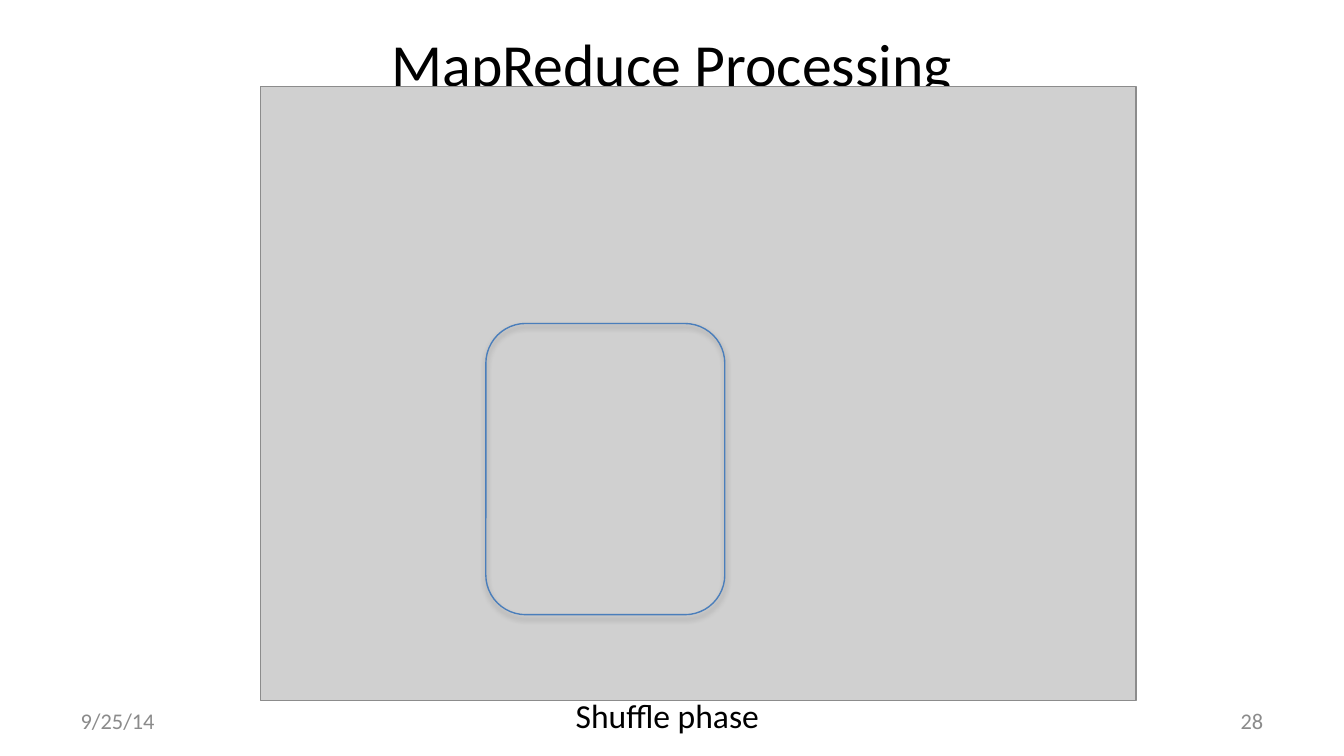
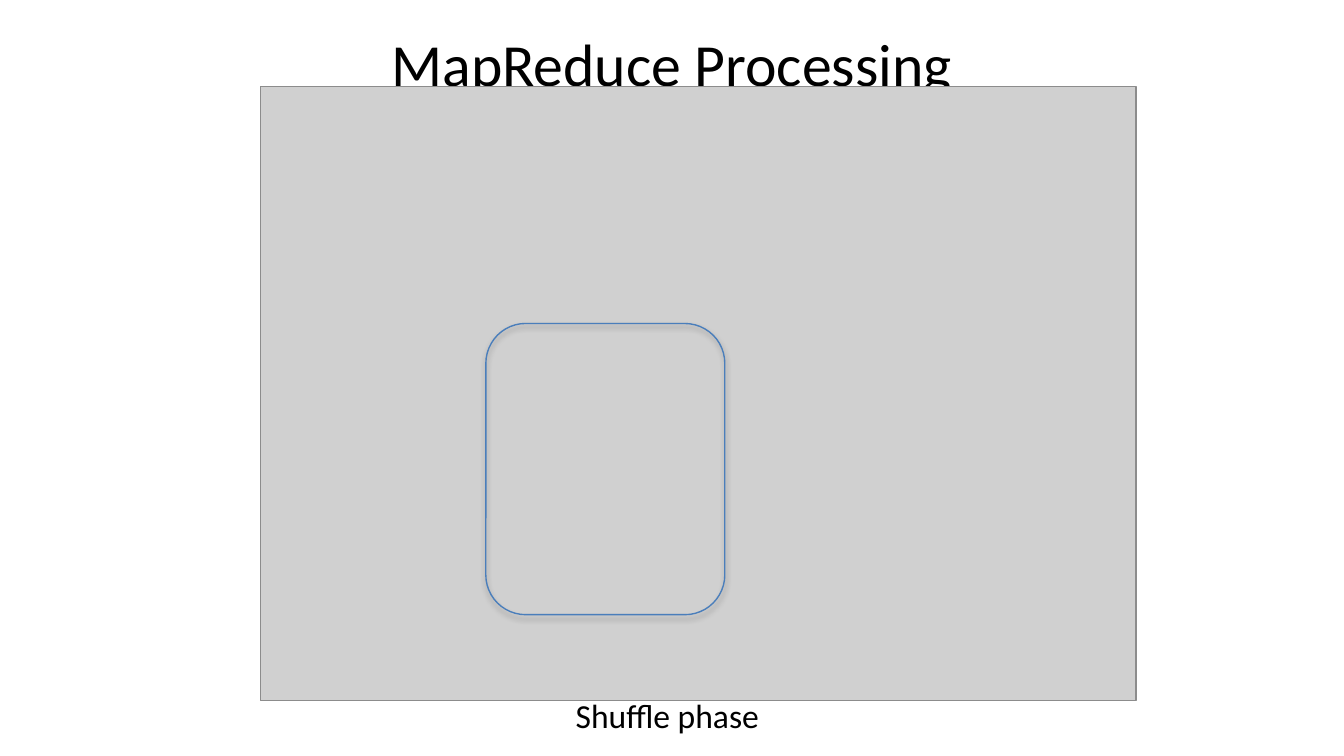
Before and after one commit to alxsoares/Foundations-of-Big-Data-System, a slide deck: slide 28 of Architecture/大数据的处理框架.pptx. Drawn at 1344x756 pixels with LibreOffice and Linux fonts; fonts in the diff are those of the drawing; grey boxes stand for pictures. Boxes give left, top, right and bottom in pixels: in the first picture for what was removed or moved away, otherwise in the second. Text is boxed around its words. In the diff, an @@ line names an element or a change of style, - is before the commit and + after.

```diff
--- a/Architecture/大数据的处理框架.pptx
+++ b/Architecture/大数据的处理框架.pptx
@@ text removed at box(81, 713, 155, 730) @@
-9/25/14
@@ page number removed at box(1241, 714, 1264, 729) @@
-28
```
Also in this commit, not shown: 21 other slides changed, 11 slides added, 11 slides removed.
